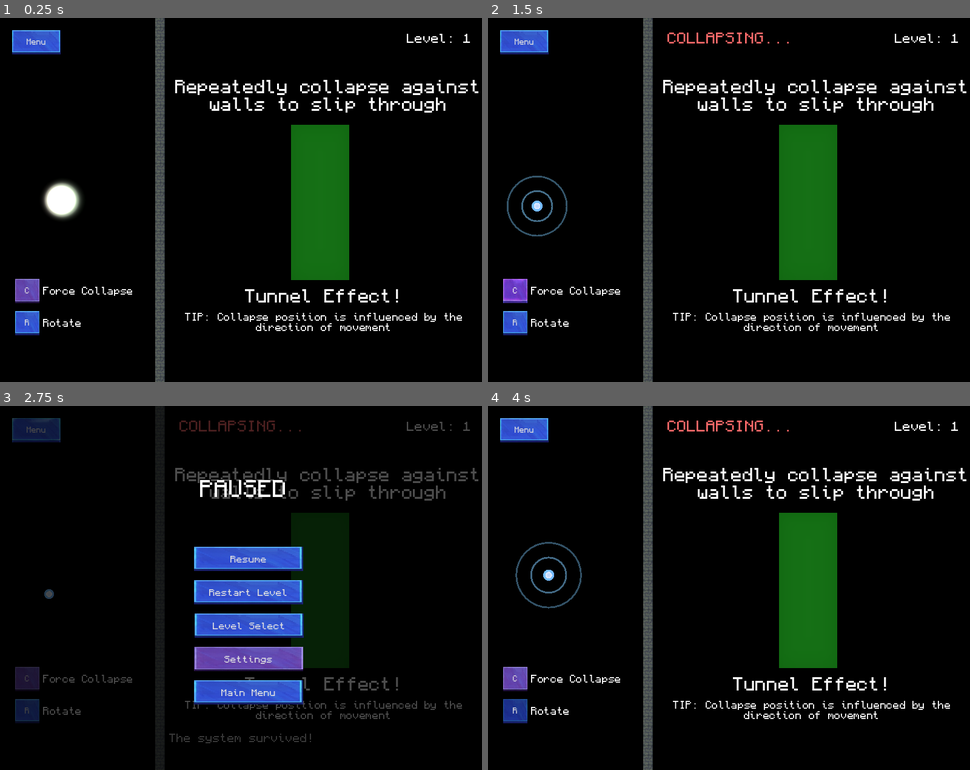
Above: before the commit, frames 1-4 (two rows, left to right).
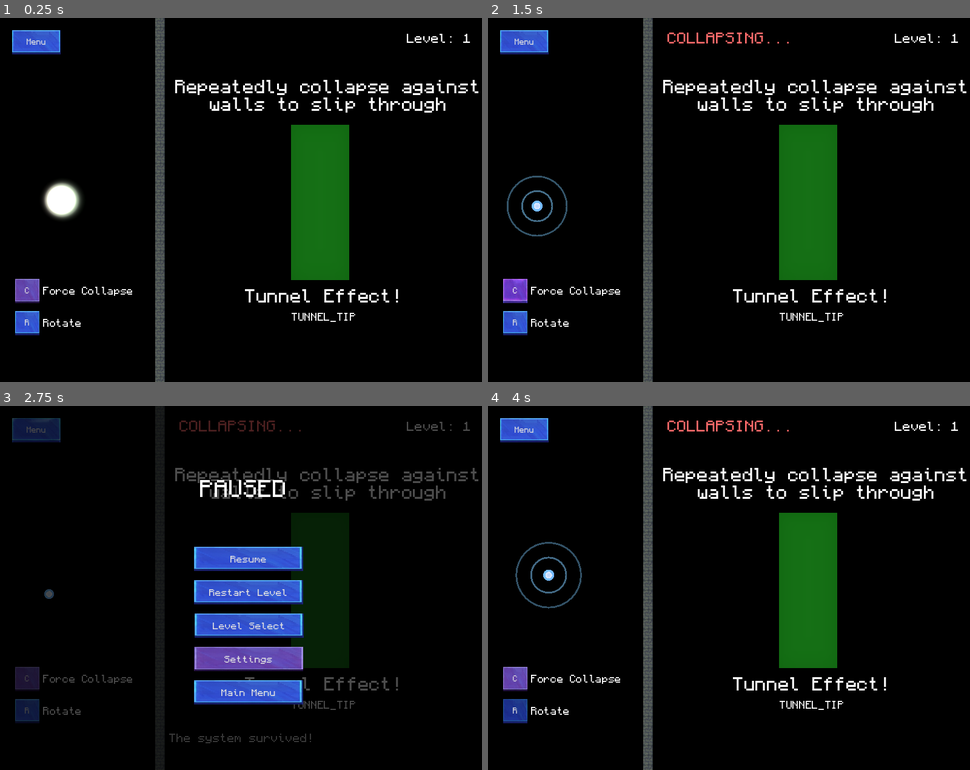
Above: after the commit, the same moments.

Repository: magnoint13/brinqo-2026
Game: Godot game, scene res://levels/Level03.tscn
The game is run twice, just before and just after one commit, with the same random seed, the same clock (stepped at 60 frames per second) and the same inputs. This scene is started directly instead of the project's main scene. Video files are missing from this copy of the repository; at most half a second of black plays in their place. Sound files missing from this copy of the repository are replaced by a short silence.
Inputs:
- Up to frame 1 (0.25 s): no input
- Up to frame 2 (1.5 s): click "R" at 0.5 s; click "C" at 1.25 s
- Up to frame 3 (2.75 s): click "Menu" at 2 s
- Up to frame 4 (4 s): click "Restart Level" at 2.75 s; hold W from 3.53 s (still down); hold R from 3.53 s (still down); tap Space at 3.77 s

The runs differ from the first frame. In frame 1, 0.7% of the frame differs, in the area x 38-96%, y 81-86%; in frame 2, 0.7%; in frame 3, 0.5%; in frame 4, 0.7%.

Commit message:
animación re-entrelazamiento

Diff:
--- a/resources/wave_shader.gdshader
+++ b/resources/wave_shader.gdshader
@@ -4,7 +4,8 @@
 void vertex() {
 }
 
-uniform float time_offset;
+uniform float time_offset : hint_range(0.0f, 10.0f, 0.1f) = 0.0f;
+uniform vec3 color_tint : source_color = vec3(1.0f);
 
 // Adapted from: https://www.shadertoy.com/view/MlBGDw
 
@@ -128,6 +129,7 @@
   vec3 total = vec3(intensity.x + intensity.y);
   vec3 hue = vec3(intensity, 0.0);
   vec3 final_rgb = (total + hue * 0.23) / 1.23;
+  final_rgb *= color_tint;
   float alpha = max(final_rgb.r, max(final_rgb.g, final_rgb.b));
   alpha = clamp(alpha * 2.0, 0.0, 1.0);
   COLOR = vec4(final_rgb, alpha);
--- a/scripts/particle.gd
+++ b/scripts/particle.gd
@@ -47,6 +47,7 @@
 	mat.shader = WAVE_SHADER
 	wave_rect.material = mat
 	wave_rect.material.set_shader_parameter("time_offset", rng.randf_range(0, 5))
+	wave_rect.material.set_shader_parameter("color_tint", Color(1.0, 1.0, 1.0))
 	add_child(wave_rect)
 
 	move_and_slide()
--- a/scripts/particles_container.gd
+++ b/scripts/particles_container.gd
@@ -17,6 +17,7 @@
 	Vector2(100, 300),
 	Vector2(100, 400)
 ]
+const RIPPLE_SCENE = preload("res://scripts/RippleEffect.gd")
 
 func _ready():
 	var spawnPointContainer = get_parent().get_node("SpawnPoints").get_children() as Array[SpawnPoint]
@@ -44,7 +45,7 @@
 
 func create_connection_lines():
 	connection_lines = Line2D.new()
-	connection_lines.width = 2.0
+	connection_lines.width = 5.0
 	connection_lines.default_color = Color(0.3, 0.6, 1.0, 0.4)
 	connection_lines.antialiased = true
 	add_child(connection_lines)
@@ -132,6 +133,31 @@
 
 	collapseAudioStream.play()
 
+func entanglement_animation(entangle_position: Vector2):
+	# Animation
+	var ripple_efect = RIPPLE_SCENE.new()
+	ripple_efect.position = entangle_position
+	ripple_efect.z_index = 5
+	ripple_efect.ring_color = Color(1, 1, 0, 0.4)
+	add_child(ripple_efect)
+	level_main.screen_shake(5.0, 1.0)
+
+	for p in particles:
+		if p.is_entangled:
+			var mat = p.wave_rect.material as ShaderMaterial
+			if not mat: continue
+
+			var tween = create_tween()
+			tween.tween_property(mat, "shader_parameter/color_tint", Color(2.5, 2.5, 0.5), 0.1)
+
+			for i in range(3):
+				tween.tween_property(mat, "shader_parameter/color_tint", Color(0.5, 0.0, 0.5), 0.05)
+				tween.tween_property(mat, "shader_parameter/color_tint", Color(2.5, 0.2, 2.5), 0.05)
+			tween.tween_property(mat, "shader_parameter/color_tint", Color(0.0, 0.8, 1.5), 0.3)
+			tween.tween_property(mat, "shader_parameter/color_tint", Color(1.0, 1.0, 1.0), 1.0)
+
+	# TODO: play sound
+
 #### MOVEMENT LOGIC ############################################################
 
 func apply_movement(direction: Vector2, speed: float):
@@ -152,12 +178,16 @@
 			if collider is CharacterBody2D and collider != p:
 				# If colliding with other untangled particle, create system
 				if collider is Particle and \
-					(p.is_entangled and not p.collapsed_state) and \
-					(not collider.is_entangled and not collider.collapsed_state):
+						(p.is_entangled and not p.collapsed_state) and \
+						(not collider.is_entangled and not collider.collapsed_state):
+					# update state
 					collider.is_entangled = true
-					# notify to level
+					# play animation+sounds
+					entanglement_animation(p.position)
+					# notify to level to update UI
 					if level_main:
 						level_main.reentangle()
+
 				# handle collision
 				var bounce_dir = (p.position - collider.position).normalized()
 				p.velocity = bounce_dir * speed * 0.5
